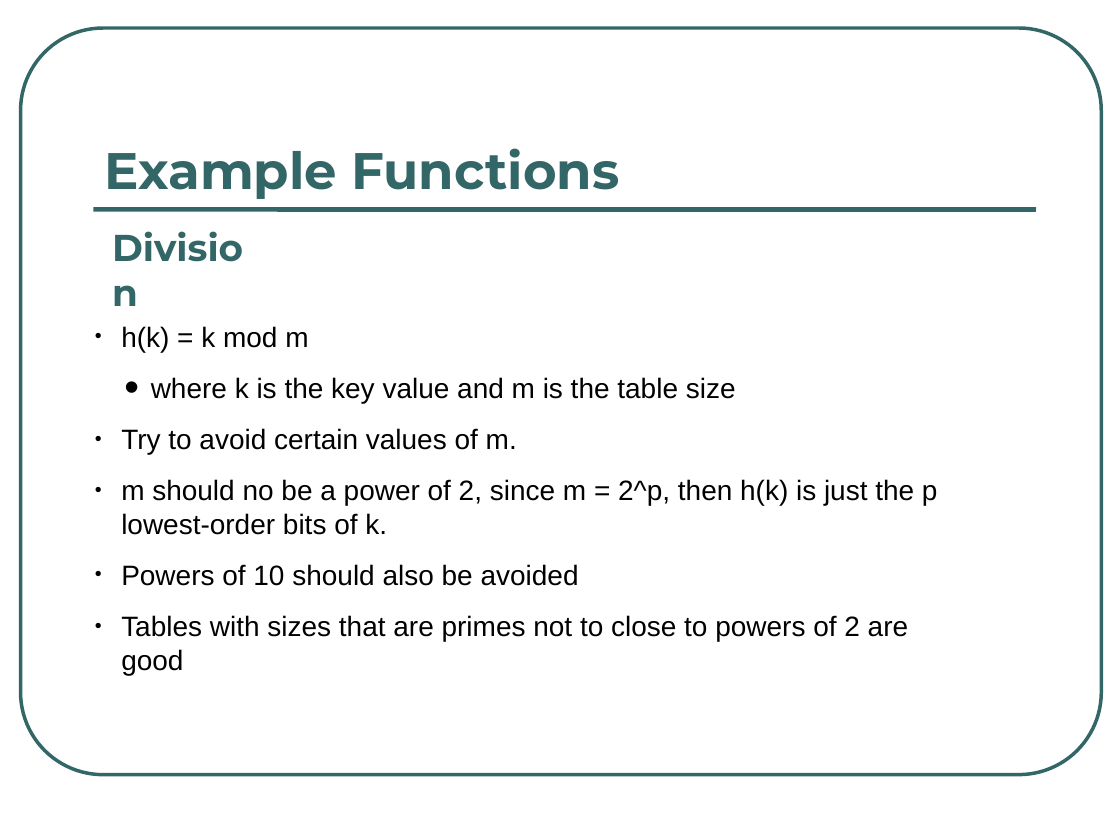
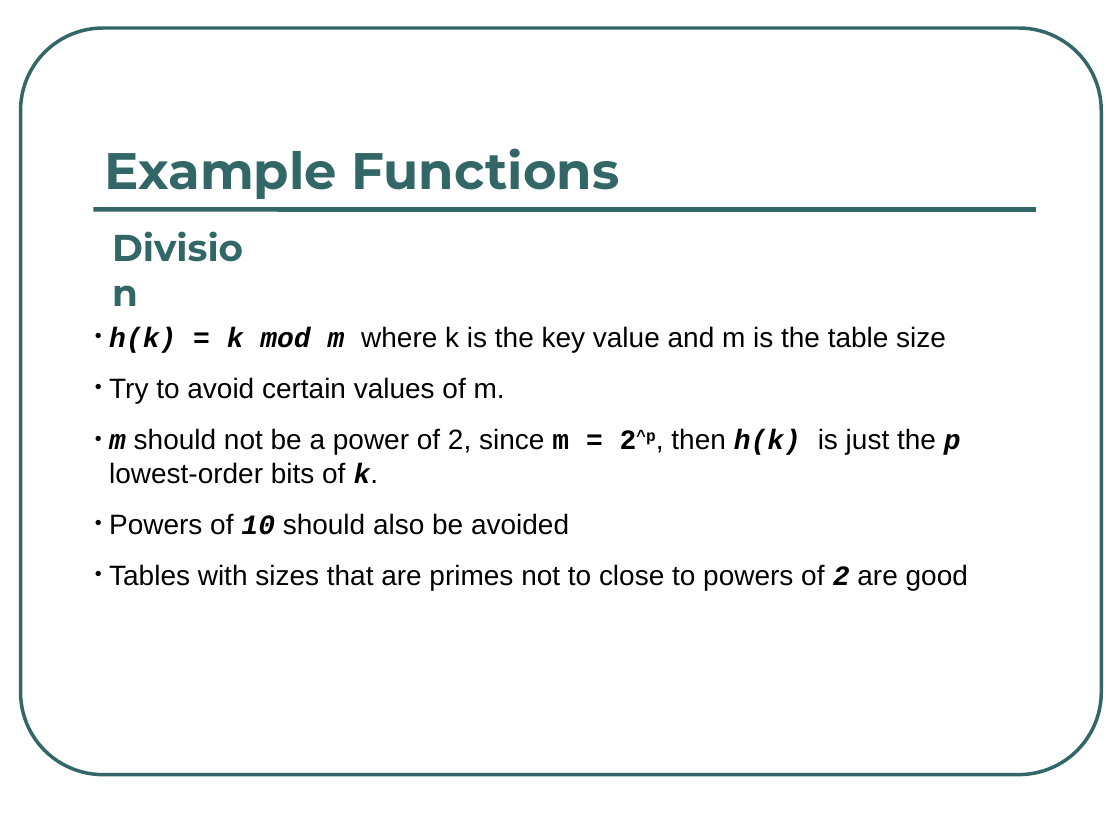
Before and after one commit to rugbyprof/3013-Algorithms, a slide deck: slide 29 of Lectures/L09/Hashing.ppt. Drawn at 1120x840 pixels with LibreOffice and Linux fonts; fonts in the diff are those of the drawing. Boxes give left, top, right and bottom in pixels: in the first picture for what was removed or moved away, otherwise in the second. Text is boxed around its words. In the diff, an @@ line names an element or a change of style, - is before the commit and + after.

```diff
--- a/Lectures/L09/Hashing.ppt
+++ b/Lectures/L09/Hashing.ppt
@@ text at bbox=[109, 326, 946, 353]: text changed @@
-• h(k) = k mod m
-  • where k is the key value and m is the table size
+• h(k) = k mod m where k is the key value and m is the table size
@@ text at bbox=[109, 377, 968, 590]: font Arial to Courier New, bold on, italic on in "10", "2"; indent changed @@
@@ text at bbox=[109, 428, 961, 455]: text changed @@
-• m should no be a power of 2, since m = 2^p, then h(k) is just the p lowest-order bits of k.
+• m should not be a power of 2, since m = 2^p, then h(k) is just the p lowest-order bits of k.
```
Also in this commit, not shown: 20 other slides changed.
